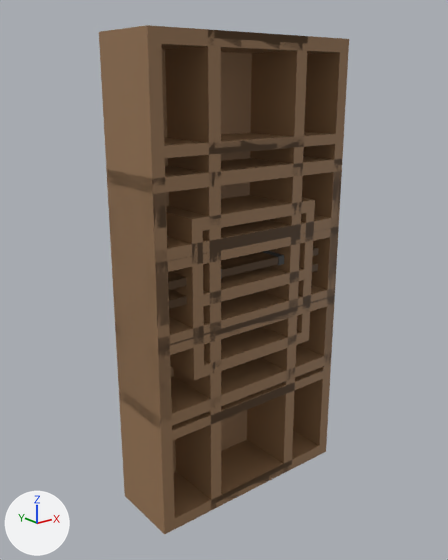
A saved change to the FBX model Assets/nappin/House Props Softpack/Models/Bookshelf Set.fbx.
Before and after are seen from a 50 mm camera at (-1.003, -1.22, 0.487) aimed at (-0.018, 0.012, -0.006). The lights are fixed; the arrows at lower left show +X, +Y and +Z. Where no turn or scale is listed for an object, it has been applied to the vertices.

Objects in the first picture: 'Bookshelf_Large', 'Bookshelf_Mini', 'Bookshelf_Small', 'Bookshelf_Tall', 'Shelf_Wall_3'.
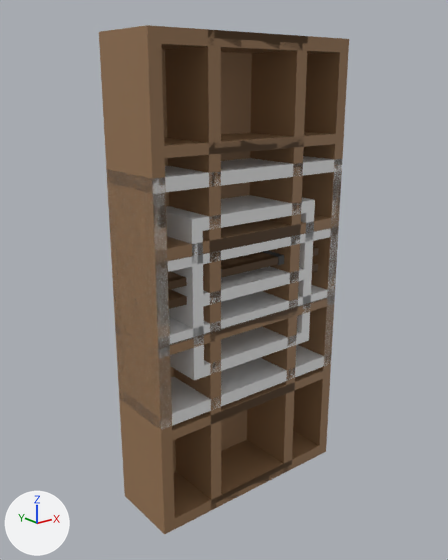
Patch to the scene script:
```diff
--- a/Assets/nappin/House Props Softpack/Models/Bookshelf Set.fbx.py
+++ b/Assets/nappin/House Props Softpack/Models/Bookshelf Set.fbx.py
@@ mat_material_001 @@
+mat_material_001 = principled_material('Material.001')
+mat_material_001.base_color = (0.8, 0.8, 0.8)  # white #e7e7e7
+mat_material_001.roughness = 0.4
@@ mat_material_002 @@
+mat_material_002 = principled_material('Material.002')
+mat_material_002.base_color = (0.8, 0.8, 0.8)  # white #e7e7e7
+mat_material_002.roughness = 0.4
@@ me_mesh_003 @@
 me_mesh_003.from_pydata(...)  # 108 vertices, 106 faces; spans x -0.2..0.2, y -0.1..0.1, z -0.2..0.2
-me_mesh_003.materials.append(mat_bookshelf_material)  # brown #967452
+me_mesh_003.materials.append(mat_material_001)  # white #e7e7e7
@@ me_mesh_002 @@
 me_mesh_002.from_pydata(...)  # 142 vertices, 140 faces; spans x -0.3..0.3, y -0.1..0.1, z -0.3..0.3
-me_mesh_002.materials.append(mat_bookshelf_material)  # brown #967452
+me_mesh_002.materials.append(mat_material_002)  # white #e7e7e7
```

What differs and where, as boxes (x1, y1, x2, y2) in the pictures (448 x 560 px):
'Bookshelf_Small', recoloured (brown to white): (107, 156, 342, 429) in both
'Bookshelf_Mini', recoloured (brown to white): (166, 195, 315, 380) in both
